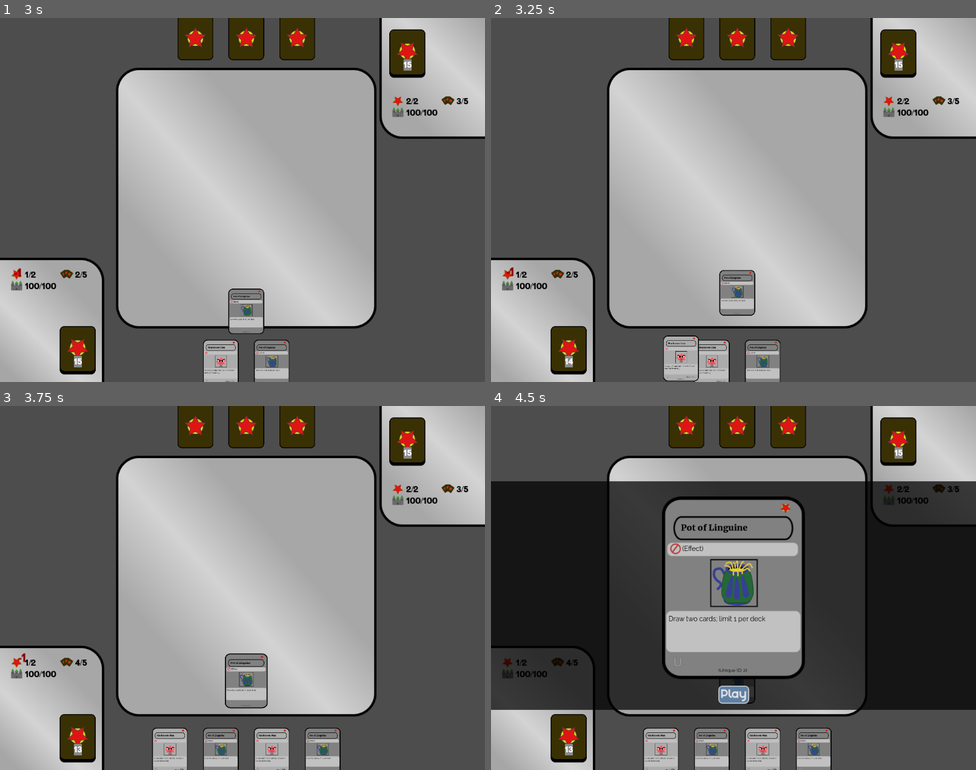
Above: before the commit, frames 1-4 (two rows, left to right).
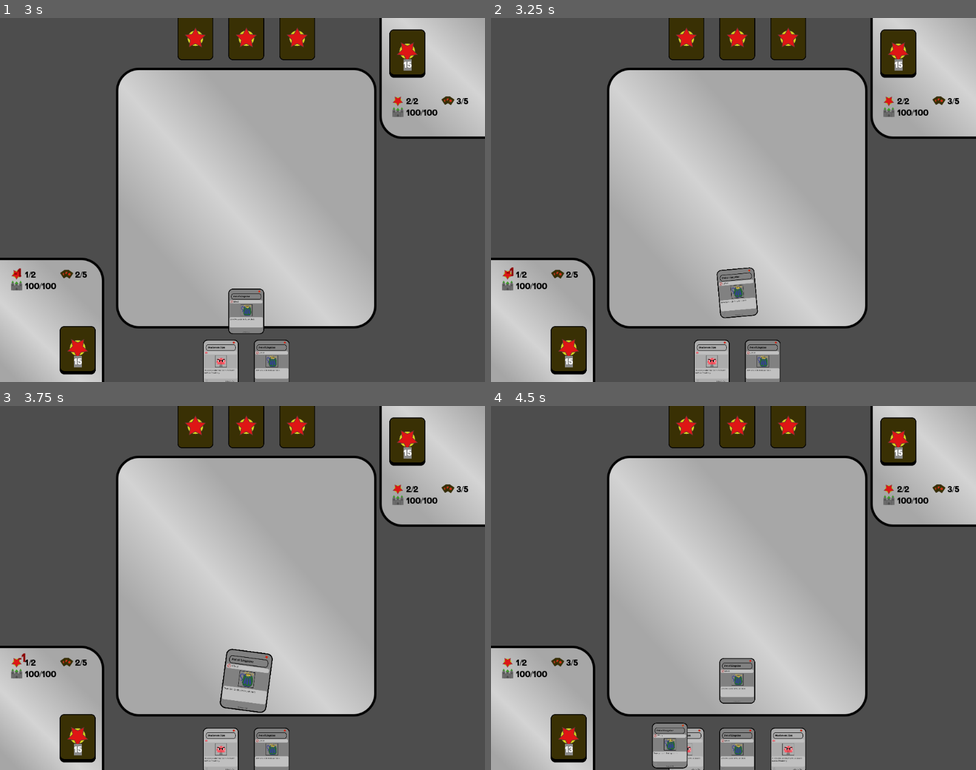
Above: after the commit, the same moments.

Repository: Mercerenies/evilcon-2024
Game: Godot game, scene res://debug/debug_room.tscn
Two runs of this game, one before a commit and one after it. Both use one fixed random seed, a clock stepped at 60 frames per second and the inputs below.
Inputs (mouse positions are in pixels of both pictures, inside the frame that each line leads up to):
- Up to frame 1 (3 s): move the mouse to (247, 363) at 0.52 s; click (247, 363) at 0.67 s; click (247, 363) at 1.42 s; tap Enter at 2 s; move the mouse to (295, 363) at 2.02 s; click (295, 363) at 2.17 s; click "Play" at 2.75 s
- Up to frame 2 (3.25 s): no input
- Up to frame 3 (3.75 s): move the mouse to (247, 751) at 3.52 s; click (247, 751) at 3.67 s
- Up to frame 4 (4.5 s): move the mouse to (714, 751) at 4.27 s; click (714, 751) at 4.42 s

Frame 1 is identical in both runs. In frame 2, 1.2% of the frame differs, in the area x 15-56%, y 68-100%; in frame 3, 3.4%; in frame 4, 62%, in the area x 0-100%, y 20-100%.

Commit message:
highlight card when its effect is playing

Diff:
--- a/card_game/playing_card/cards/pot_of_linguine.gd
+++ b/card_game/playing_card/cards/pot_of_linguine.gd
@@ -31,5 +31,6 @@
 
 func on_play(playing_field, card) -> void:
     var owner = card.owner
+    await CardGameApi.highlight_card(playing_field, card)
     await CardGameApi.draw_cards(playing_field, owner, 2)
-    # TODO Highlight this card and discard it
+    # TODO discard this card when done
--- a/card_game/playing_card/playing_card_display/playing_card_display.gd
+++ b/card_game/playing_card/playing_card_display/playing_card_display.gd
@@ -39,7 +39,7 @@
 func play_highlight_animation() -> void:
     $AnimationPlayer.play(&"HighlightAnimation")
     while true:
-        var anim = $AnimationPlayer.animation_finished.await()
+        var anim = await $AnimationPlayer.animation_finished
         if anim == &"HighlightAnimation":
             break
 
--- /dev/null
+++ b/card_game/playing_field/animation/input_block_animation.gd
@@ -0,0 +1,10 @@
+extends Node2D
+
+# Simple node that just blocks input. Used as a placeholder
+# when an animation is playing somewhere other than
+# AnimationLayer.
+
+func _input(event: InputEvent) -> void:
+    if event is InputEventMouseButton:
+        # Suppress mouse click events while animation is playing
+        get_viewport().set_input_as_handled()
--- a/card_game/playing_field/card_game_api.gd
+++ b/card_game/playing_field/card_game_api.gd
@@ -5,6 +5,7 @@
 
 const HiddenCardDisplay = preload("res://card_game/playing_card/hidden_card_display/hidden_card_display.tscn")
 const NumberAnimation = preload("res://card_game/playing_field/animation/number_animation.tscn")
+const InputBlockAnimation = preload("res://card_game/playing_field/animation/input_block_animation.gd")
 
 class CardPosition:
     var card_strip
@@ -75,3 +76,12 @@
     animation.amount = delta
     animation_layer.add_child(animation)
     await animation.animation_finished
+
+
+static func highlight_card(playing_field, card: Card) -> void:
+    var card_node = find_card_node(playing_field, card)
+    if card_node != null:
+        var input_block = InputBlockAnimation.new()
+        playing_field.get_animation_layer().add_child(input_block)
+        await card_node.play_highlight_animation()
+        input_block.free()
